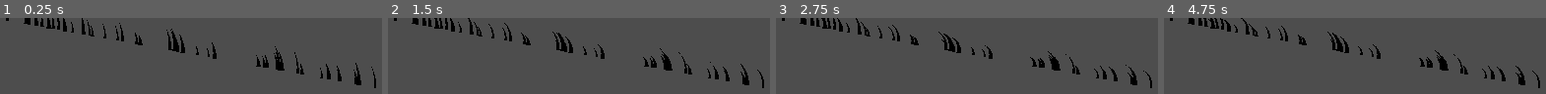
Above: before the commit, frames 1-4 (left to right).
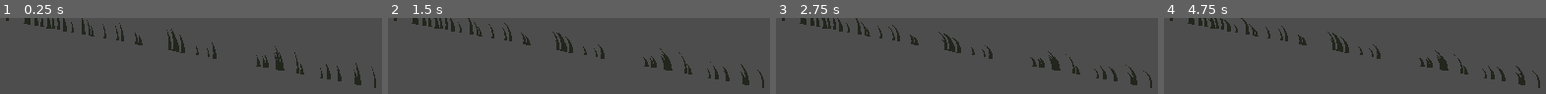
Above: after the commit, the same moments.

Repository: atiixx/piratesoftware_gamejam15
Game: Godot game, scene res://scenes/terrain/surface_grass.tscn
Two runs of this game, one before a commit and one after it. Both use one fixed random seed, a clock stepped at 60 frames per second and the inputs below. This scene is started directly instead of the project's main scene.
Inputs (mouse positions are in pixels of both pictures, inside the frame that each line leads up to):
- Up to frame 1 (0.25 s): no input
- Up to frame 2 (1.5 s): move the mouse to (outside the picture) at 0.52 s; press the mouse at (outside the picture) at 0.53 s; hold D (right) from 0.53 s (still down); tap Space (jump) at 0.77 s; move the mouse to (outside the picture) at 1.27 s; release the mouse at (outside the picture) at 1.28 s; click (outside the picture) at 1.35 s
- Up to frame 3 (2.75 s): tap Space (jump) at 1.52 s; move the mouse to (outside the picture) at 2.02 s; release D (right) at 2.03 s; press the mouse at (outside the picture) at 2.03 s; hold A (left) from 2.03 s (still down)
- Up to frame 4 (4.75 s): tap Enter at 2.75 s; move the mouse to (outside the picture) at 2.77 s; release A (left) at 2.78 s; release the mouse at (outside the picture) at 2.78 s; hold D (right) 2.78-4.28 s; click (outside the picture) at 2.85 s; tap Space (jump) at 3.02, 3.77, 4.52 s; move the mouse to (outside the picture) at 3.52 s; press the mouse at (outside the picture) at 3.53 s; move the mouse to (outside the picture) at 4.27 s; release the mouse at (outside the picture) at 4.28 s; hold A (left) from 4.28 s (still down); click (outside the picture) at 4.35 s

The runs differ from the first frame. In frame 1, 4.1% of the frame differs, in the area x 1-99%, y 0-93%; in frame 2, 4.0%; in frame 3, 3.9%; in frame 4, 3.9%.

Commit message:
feat: improve terrain

Diff:
--- a/scenes/terrain/polygon_terrain.tscn
+++ b/scenes/terrain/polygon_terrain.tscn
@@ -1,28 +1,36 @@
-[gd_scene load_steps=5 format=3 uid="uid://srkw64ecilf1"]
+[gd_scene load_steps=6 format=3 uid="uid://srkw64ecilf1"]
 
 [ext_resource type="Script" path="res://scripts/terrain/polygon_terrain.gd" id="1_r861n"]
 [ext_resource type="Shader" path="res://shaders/terrain/polygon_terrain.gdshader" id="2_jg5os"]
-[ext_resource type="Texture2D" uid="uid://dorrmsbd0vg42" path="res://icon.svg" id="3_ryemj"]
+[ext_resource type="Shader" path="res://shaders/terrain/polygon_inside.gdshader" id="2_x36is"]
 
-[sub_resource type="ShaderMaterial" id="ShaderMaterial_2dbhp"]
+[sub_resource type="ShaderMaterial" id="ShaderMaterial_5xsxa"]
+shader = ExtResource("2_x36is")
+shader_parameter/color = null
+shader_parameter/highlight_color = null
+
+[sub_resource type="ShaderMaterial" id="ShaderMaterial_8mknq"]
 shader = ExtResource("2_jg5os")
+shader_parameter/color = null
+shader_parameter/highlight_color = null
 shader_parameter/scale = 0.03
 shader_parameter/sharpening = 10.0
-shader_parameter/color = null
 
 [node name="PolygonTerrain" type="StaticBody2D"]
 script = ExtResource("1_r861n")
+color = Color(0.08, 0.0712, 0.0624, 1)
+highlight_color = Color(0.12, 0.102, 0.084, 1)
 flip_polygon = true
 
 [node name="DetailContainer" type="Node2D" parent="."]
 
 [node name="Polygon2D" type="Polygon2D" parent="."]
-color = Color(0, 0, 0, 1)
+material = SubResource("ShaderMaterial_5xsxa")
+color = Color(0.08, 0.0712, 0.0624, 1)
 
 [node name="Line2D" type="Line2D" parent="."]
-material = SubResource("ShaderMaterial_2dbhp")
+material = SubResource("ShaderMaterial_8mknq")
 closed = true
 width = 30.0
-texture = ExtResource("3_ryemj")
 texture_mode = 2
 joint_mode = 2
--- a/scenes/terrain/surface_grass.tscn
+++ b/scenes/terrain/surface_grass.tscn
@@ -4,6 +4,7 @@
 
 [node name="SurfaceGrass" type="Node2D"]
 script = ExtResource("1_t655b")
+color = Color(0.132, 0.15, 0.114, 1)
 end = Vector2(1000, 184.195)
 
 [node name="VisibleOnScreenEnabler2D" type="VisibleOnScreenEnabler2D" parent="."]
--- /dev/null
+++ b/scenes/test_arena_2.tscn
@@ -0,0 +1,16 @@
+[gd_scene load_steps=3 format=3 uid="uid://c48akcwerbxxg"]
+
+[ext_resource type="PackedScene" uid="uid://srkw64ecilf1" path="res://scenes/terrain/polygon_terrain.tscn" id="1_6cgiy"]
+[ext_resource type="PackedScene" uid="uid://6n2wgches1ia" path="res://scenes/player/player.tscn" id="2_oxmw1"]
+
+[node name="TestArena2" type="Node2D"]
+
+[node name="PolygonTerrain" parent="." instance=ExtResource("1_6cgiy")]
+position = Vector2(363, 193)
+flip_polygon = false
+
+[node name="CollisionPolygon2D" type="CollisionPolygon2D" parent="PolygonTerrain"]
+polygon = PackedVector2Array(-1630, 2057, -2219, -168, -2134, -1775, -598, -2405, 1650, -2477, 3602, -2581, 4226, -2341, 4282, -1813, 4114, -1205, 3698, -533, 2966, -55, 2604, 48, 2386, 76, 2179, 44, 1928, -41, 1607, -287, 1226, -829, 637, -1400, -374, -1383, -409, -1349, -393, -226, -364, -198, 232, -171, 451, -96, 915, 19, 1195, 27, 1578, 132, 1838, 233, 2206, 251, 2651, 228, 2918, 164, 3217, 104, 3445, 78, 3705, 104, 3928, 112, 4152, 89, 4423, 2, 4700, -110, 4892, -189, 5071, -294, 5239, -371, 5498, -447, 5781, -506, 5977, -514, 6136, -492, 6320, -447, 6531, -414, 6870, -270, 7451, -113, 7883, -37, 8439, 18, 8646, -134, 8960, -516, 9235, -1282, 9731, -2218, 10747, -1778, 10948.7, -707.435, 12136, -163, 12407, 2193, 7567.79, 2223.8, 2246, 2200, 195, 2183)
+
+[node name="Player" parent="." instance=ExtResource("2_oxmw1")]
+position = Vector2(6396, -520)
--- a/scripts/terrain/polygon_terrain.gd
+++ b/scripts/terrain/polygon_terrain.gd
@@ -1,8 +1,14 @@
 @tool extends StaticBody2D
+
+# color #1e1a16
 
 @export var color: Color = Color.BLACK:
 	set(new_color):
 		color = new_color
+		update_color()
+@export var highlight_color: Color = Color.BLACK:
+	set(new_color):
+		highlight_color = new_color
 		update_color()
 @export var flip_polygon = false:
 	set(new_state):
@@ -15,13 +21,14 @@
 @onready var detail_container: Node2D = $DetailContainer
 
 var old_polygon: PackedVector2Array
-var time_to_update_polygon: float = 0;
+var time_to_update_polygon: float = 0
 
 var grass = preload("res://scenes/terrain/surface_grass.tscn")
 
 func _ready():
 	collider_polygon = get_node_or_null("CollisionPolygon2D")
 	surface_line.material = surface_line.material.duplicate()
+	drawn_polygon.material = drawn_polygon.material.duplicate()
 	update_polygon()
 	update_color()
 
@@ -44,22 +51,35 @@
 		drawn_polygon.color = color
 		var shader_material = surface_line.material as ShaderMaterial
 		shader_material.set_shader_parameter("color", color)
+		shader_material.set_shader_parameter("highlight_color", highlight_color)
+		var polygon_material = drawn_polygon.material as ShaderMaterial
+		polygon_material.set_shader_parameter("color", color)
+		polygon_material.set_shader_parameter("highlight_color", highlight_color)
 
 func update_polygon():
 	if not collider_polygon:
 		return
-	if old_polygon:
-		if old_polygon == collider_polygon.polygon:
-			return
+	if old_polygon and old_polygon == collider_polygon.polygon:
+		return
 	var polygon = collider_polygon.polygon
 	old_polygon = PackedVector2Array(polygon)
 	drawn_polygon.polygon = polygon
 	surface_line.points = polygon
 	update_details()
 
+	# write normals to vertex colors
+	var vertex_colors = PackedColorArray()
+	for i in range(polygon.size()):
+		var previous = polygon[i - 1]
+		var current = polygon[i]
+		var next = polygon[(i + 1) % polygon.size()]
+		var direction = ((next - current).normalized() + (current - previous).normalized()).normalized()
+		var normal = direction.rotated(deg_to_rad(-90)) * 0.5 + Vector2(0.5, 0.5)
+		vertex_colors.push_back(Color(normal.x, normal.y, 0.0))
+	drawn_polygon.vertex_colors = vertex_colors
+
 func update_details():
 	var polygon = collider_polygon.polygon
-	var line_normals: Array[Vector2] = []
 	var surface_lines: Array[Vector2] = []
 	for child in detail_container.get_children():
 		child.queue_free()
@@ -79,8 +99,6 @@
 			g.end = next - current
 			detail_container.add_child(g)
 
-		line_normals.push_back(normal)
-
 func _get_configuration_warnings():
 	collider_polygon = get_node_or_null("CollisionPolygon2D")
 	if not collider_polygon:
--- a/scripts/terrain/surface_grass.gd
+++ b/scripts/terrain/surface_grass.gd
@@ -3,6 +3,7 @@
 
 @onready var enabler: VisibleOnScreenEnabler2D = $VisibleOnScreenEnabler2D
 
+@export var color: Color = Color.BLACK
 @export var end: Vector2 = Vector2(100, 0):
 	set(new_end):
 		end = new_end
@@ -39,7 +40,7 @@
 
 func setup_grass():
 	if enabler:
-		var rect_padding: float = 100;
+		var rect_padding: float = 100
 		enabler.rect = Rect2(
 			min(0, end.x) - rect_padding,
 			min(0, end.y) - rect_padding,
@@ -95,7 +96,7 @@
 			var offset = size.x * 0.5 * (1 - (j / (point_count - 1.0)))
 			polygon.push_back(current + tangent * offset)
 			polygon.push_front(current - tangent * offset)
-		draw_colored_polygon(PackedVector2Array(polygon), Color.BLACK)
+		draw_colored_polygon(PackedVector2Array(polygon), color)
 
 	pass
 
@@ -104,7 +105,7 @@
 		uv.dot(Vector2(127.1, 311.7)),
 		uv.dot(Vector2(269.5, 183.3))
 	)
-	return Vector2( - 1.0, -1.0) + 2.0 * vec_frac(Vector2(sin(uv.x), sin(uv.y)) * 43758.5453123);
+	return Vector2( - 1.0, -1.0) + 2.0 * vec_frac(Vector2(sin(uv.x), sin(uv.y)) * 43758.5453123)
 
 func frac(val: float):
 	return val - int(val)
--- /dev/null
+++ b/shaders/terrain/polygon_inside.gdshader
@@ -0,0 +1,14 @@
+shader_type canvas_item;
+
+#include "res://shaders/terrain/polygon_inside.gdshaderinc"
+
+varying vec2 pos;
+
+void vertex() {
+	pos = VERTEX.xy;
+}
+
+void fragment() {
+	vec4 c = compute_insed_color(pos, COLOR.xy * 2.0 - 1.0);
+	COLOR = c;
+}
--- a/shaders/terrain/polygon_terrain.gdshader
+++ b/shaders/terrain/polygon_terrain.gdshader
@@ -1,10 +1,9 @@
 shader_type canvas_item;
 
-#include "res://shaders/noise.gdshaderinc"
+#include "res://shaders/terrain/polygon_inside.gdshaderinc"
 
 uniform float scale : hint_range(0, 10);
 uniform float sharpening : hint_range(1, 10);
-uniform vec4 color;
 varying vec2 pos;
 
 void vertex() {
@@ -14,13 +13,21 @@
 void fragment() {
 	float distance = (0.5 - UV.g) * 2.0;
 	float clamped_distance = max(distance, 0);
-	float factor = 1.0 - pow(1.0 - clamped_distance, 3);
-	float inverseFacctor = 1.0 - pow(clamped_distance, 2);
+	float abs_distance = abs(distance);
+	float factor = 1.0 - pow(1.0 - abs_distance, 3);
+	float inverseFacctor = 1.0 - pow(abs_distance, 2);
 	float value = noise(pos.xy * scale);
+	vec4 col = compute_insed_color(pos, COLOR.xy * 2.0 - 1.0);
 
 	float intensity = 1.0 - (1.0 - (value * inverseFacctor)) * factor;
-	intensity = intensify(intensity, sharpening);
-	COLOR = vec4(color.xyz, intensity);
+	if (distance > 0.0) {
+		intensity = intensify(intensity, sharpening);
+	}
+	// if (distance < 0.0) {
+	// 	intensity = min((distance - -1.0) * 1.0, 1.0);
+	// 	// intensity = -distance;
+	// }
+	COLOR = vec4(highlight_color.xyz, intensity);
 }
 
 
Not shown, added: shaders/terrain/polygon_inside.gdshaderinc
